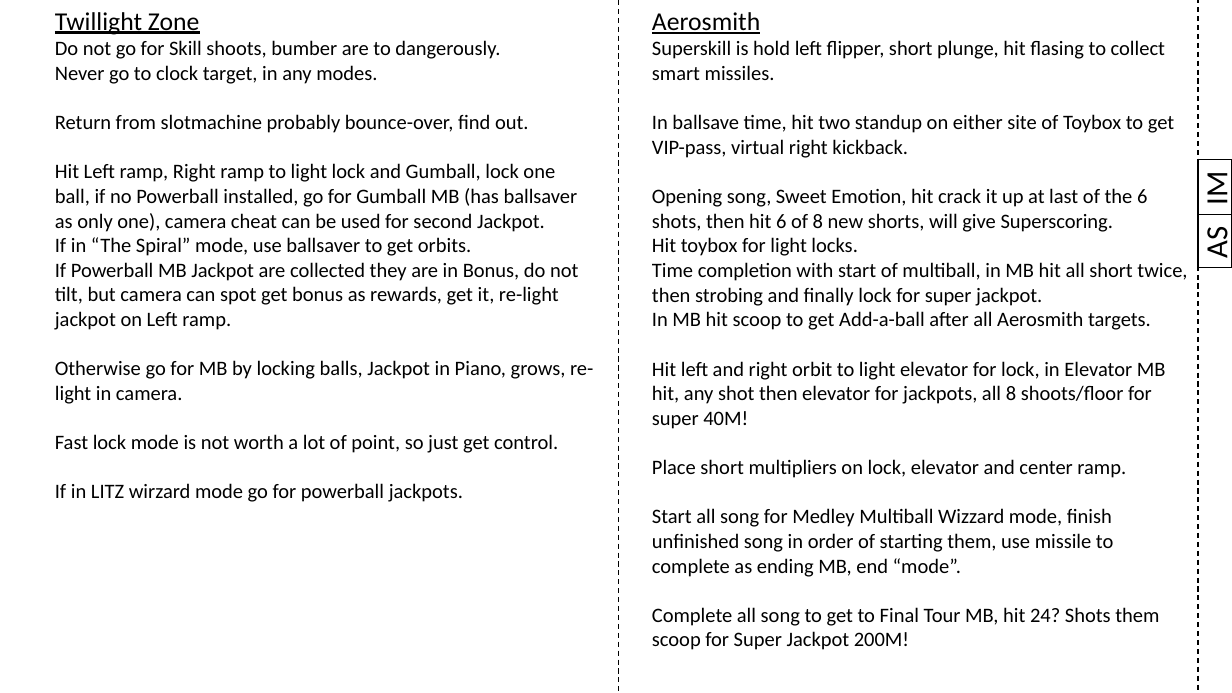
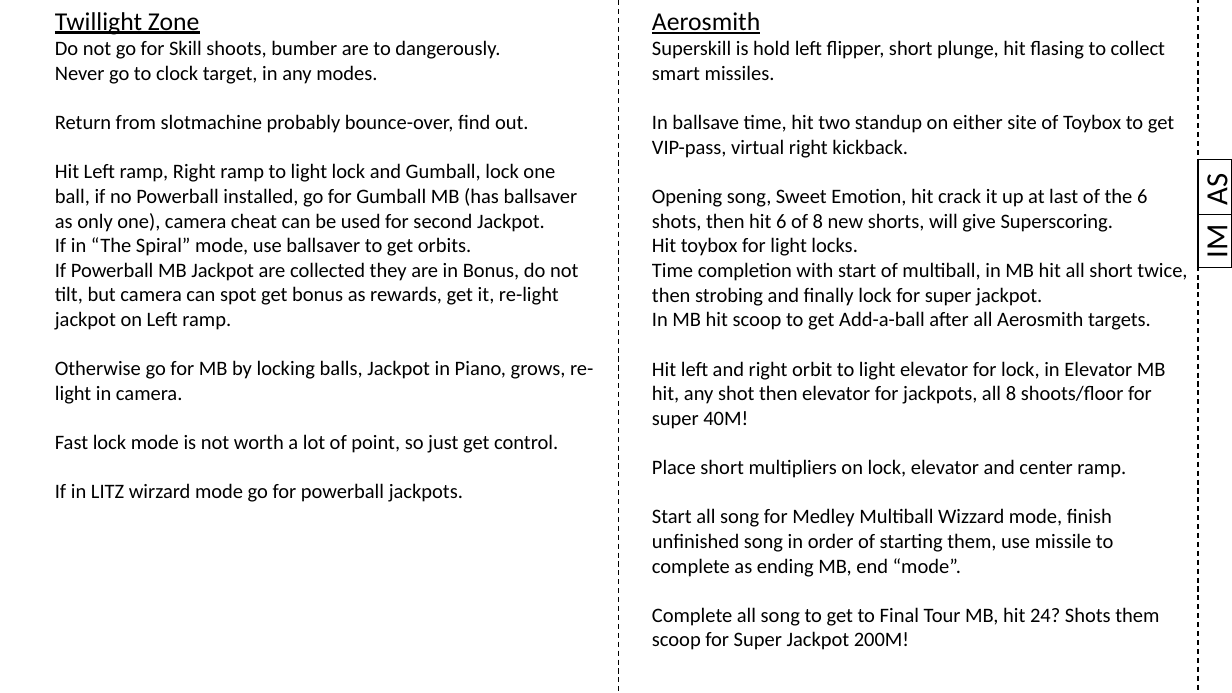
Before and after one commit to karstenbolge/PB, a slide deck: slide 6 of PB.pptx. Drawn at 1232x693 pixels with LibreOffice and Linux fonts; fonts in the diff are those of the drawing. Boxes give left, top, right and bottom in pixels: in the first picture for what was removed or moved away, otherwise in the second. Text is boxed around its words. In the diff, an @@ line names an element or a change of style, - is before the commit and + after.

```diff
--- a/PB.pptx
+++ b/PB.pptx
@@ rectangle "AS": place and size @@
-rectangle "AS" at <box>1198,215,1232,268</box>
+rectangle "AS" at <box>1198,160,1232,214</box>
@@ rectangle "IM": place and size @@
-rectangle "IM" at <box>1198,160,1232,214</box>
+rectangle "IM" at <box>1198,215,1232,268</box>
```
Also in this commit, not shown: 13 other slides changed.
